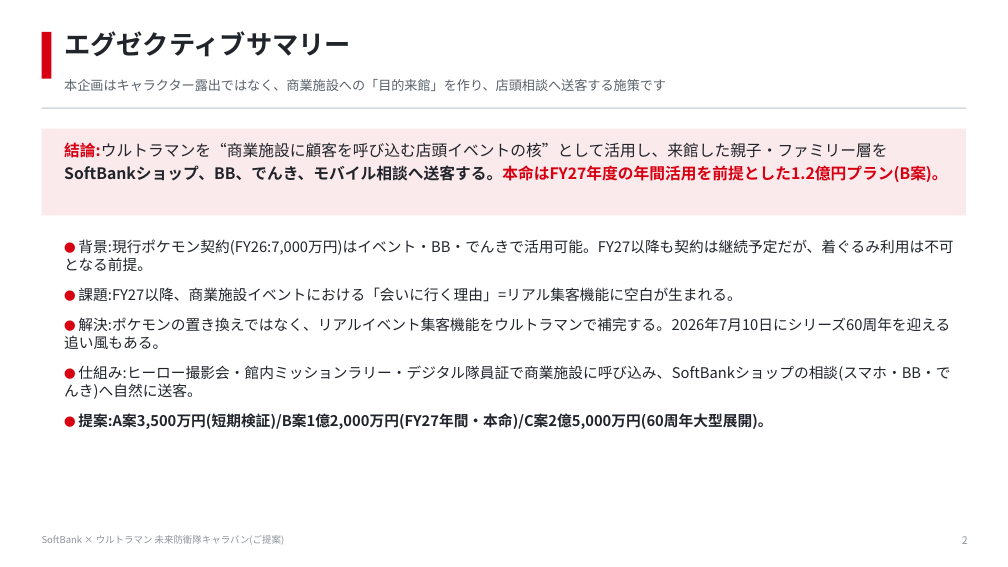
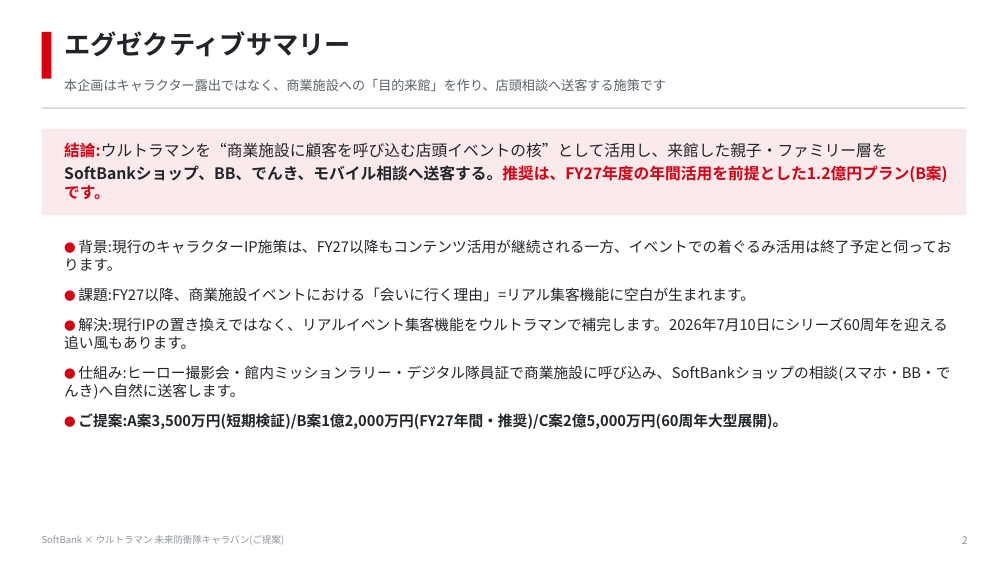
Before and after one commit to hayatoshintani-spe/kessho-lens, a slide deck: slide 2 of docs/proposals/softbank-ultraman-caravan/SoftBank_Ultraman_未来防衛隊キャラバン_提案資料.pptx. Drawn at 1008x567 pixels with LibreOffice and Linux fonts; fonts in the diff are those of the drawing. Boxes give left, top, right and bottom in pixels: in the first picture for what was removed or moved away, otherwise in the second. Text is boxed around its words. In the diff, an @@ line names an element or a change of style, - is before the commit and + after.

```diff
--- a/docs/proposals/softbank-ultraman-caravan/SoftBank_Ultraman_未来防衛隊キャラバン_提案資料.pptx
+++ b/docs/proposals/softbank-ultraman-caravan/SoftBank_Ultraman_未来防衛隊キャラバン_提案資料.pptx
@@ text at (64,165,947,199): text changed @@
-SoftBankショップ、BB、でんき、モバイル相談へ送客する。本命はFY27年度の年間活用を前提とした1.2億円プラン(B案)。
+SoftBankショップ、BB、でんき、モバイル相談へ送客する。推奨は、FY27年度の年間活用を前提とした1.2億円プラン(B案)です。
@@ text at (64,239,951,429): text changed @@
-● 背景:現行ポケモン契約(FY26:7,000万円)はイベント・BB・でんきで活用可能。FY27以降も契約は継続予定だが、着ぐるみ利用は不可となる前提。
-● 課題:FY27以降、商業施設イベントにおける「会いに行く理由」=リアル集客機能に空白が生まれる。
-● 解決:ポケモンの置き換えではなく、リアルイベント集客機能をウルトラマンで補完する。2026年7月10日にシリーズ60周年を迎える追い風もある。
-● 仕組み:ヒーロー撮影会・館内ミッションラリー・デジタル隊員証で商業施設に呼び込み、SoftBankショップの相談(スマホ・BB・でんき)へ自然に送客。
-● 提案:A案3,500万円(短期検証)/B案1億2,000万円(FY27年間・本命)/C案2億5,000万円(60周年大型展開)。
+● 背景:現行のキャラクターIP施策は、FY27以降もコンテンツ活用が継続される一方、イベントでの着ぐるみ活用は終了予定と伺っております。
+● 課題:FY27以降、商業施設イベントにおける「会いに行く理由」=リアル集客機能に空白が生まれます。
+● 解決:現行IPの置き換えではなく、リアルイベント集客機能をウルトラマンで補完します。2026年7月10日にシリーズ60周年を迎える追い風もあります。
+● 仕組み:ヒーロー撮影会・館内ミッションラリー・デジタル隊員証で商業施設に呼び込み、SoftBankショップの相談(スマホ・BB・でんき)へ自然に送客します。
+● ご提案:A案3,500万円(短期検証)/B案1億2,000万円(FY27年間・推奨)/C案2億5,000万円(60周年大型展開)。
```
Also in this commit, not shown: 12 other slides changed, 1 other file.
